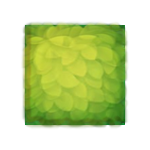
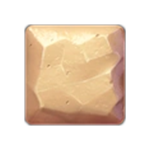
Revision of a layered 150 × 150 image; what changed, layer by layer:
removed group "组 1" (2 layers) over left=21, top=21, right=129, bottom=130
removed layer "图层 3" from group "组 1" over left=21, top=21, right=129, bottom=130
renamed "图层 1" to "图层 4", moved it out of group "组 1", painted on it over left=21, top=21, right=129, bottom=129
removed layer "图层 2" over left=21, top=21, right=129, bottom=130
removed layer "GroundTile" over left=25, top=25, right=125, bottom=125
